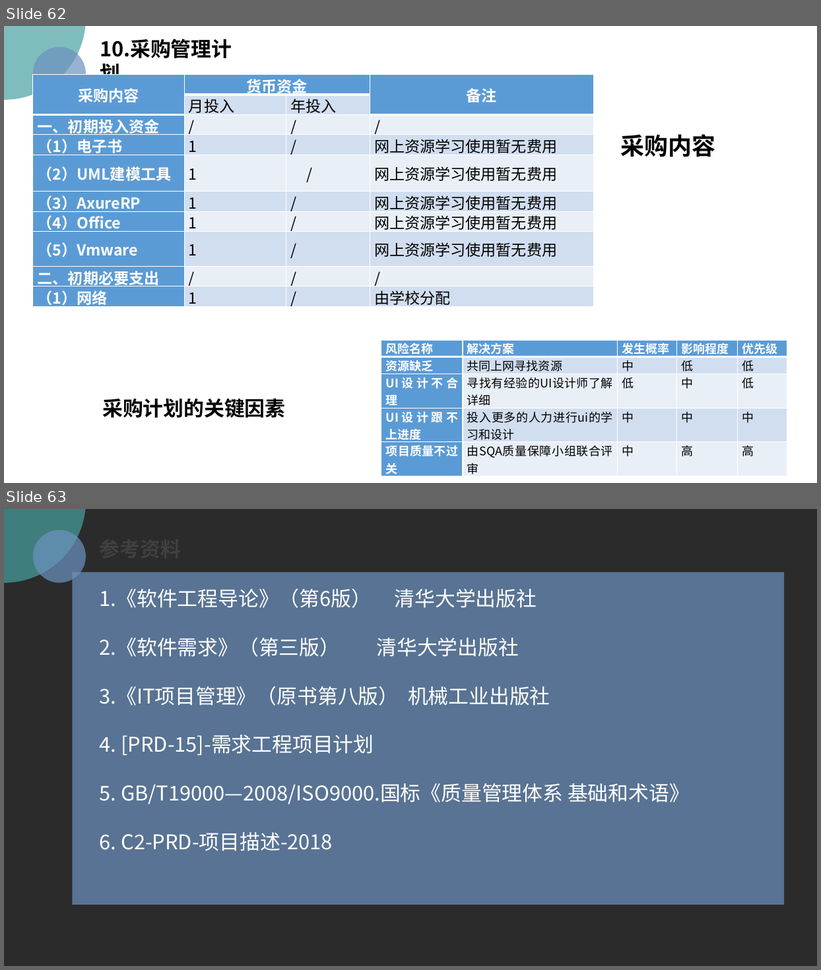
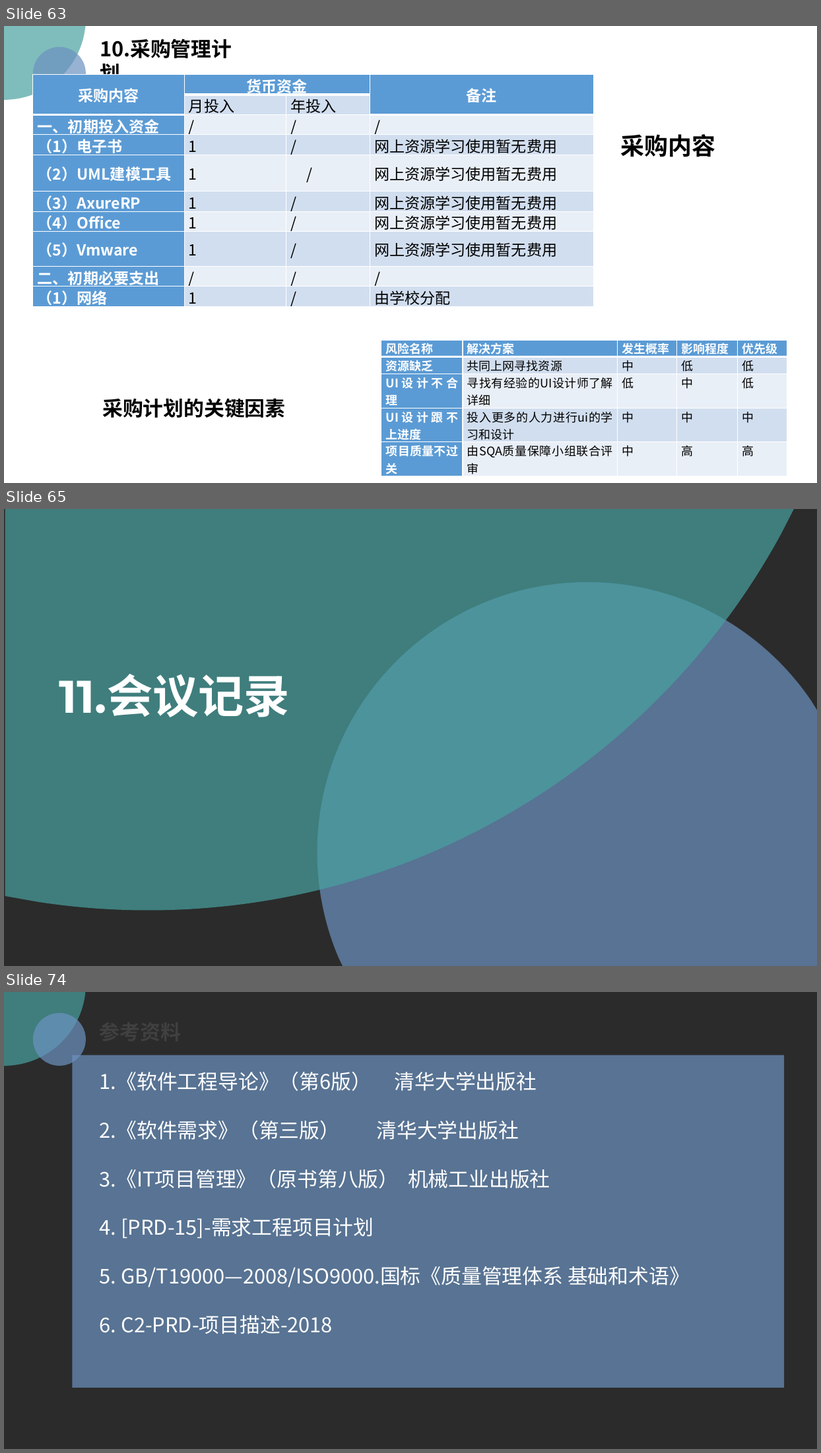
Before and after one commit to PRD2018/PRD2018-G15, a slide deck: 受控文档/01-需求工程项目计划/[PRD-15]需求工程项目计划.pptx. Shown one above the other, each under a label of ours: slides 62 and 63 before the commit, slides 63, 65 and 74 after it; the slides between them are not shown. The pictures are 821x970 and 821x1453 pixels, drawn with LibreOffice and Linux fonts; fonts in the diff are those of the drawing; background and template pictures are left out; a plain dark background stands for a picture behind light text. Boxes give left, top, right and bottom in pixels: in the first picture for what was removed or moved away, otherwise in the second. Text is boxed around its words. In the diff, an @@ line names an element or a change of style, - is before the commit and + after.

```diff
--- a/受控文档/01-需求工程项目计划/[PRD-15]需求工程项目计划.pptx
+++ b/受控文档/01-需求工程项目计划/[PRD-15]需求工程项目计划.pptx
@@ slide 65 added at bbox=[4, 509, 817, 966], background picture (left out) @@
@@ freeform shape added at bbox=[5, 509, 795, 911], fill #48A2A0 at 70% opacity @@
@@ freeform shape added at bbox=[318, 582, 817, 966], fill #6C92C0 at 70% opacity @@
@@ text added at bbox=[59, 674, 290, 718], 54 pt, text #FFFFFF, bold @@
+11.会议记录
@@ what was slide 62 is now slide 63 @@
@@ what was slide 63 is now slide 74 @@
```
Also in this commit, not shown: 7 slides changed, 10 other slides added.
